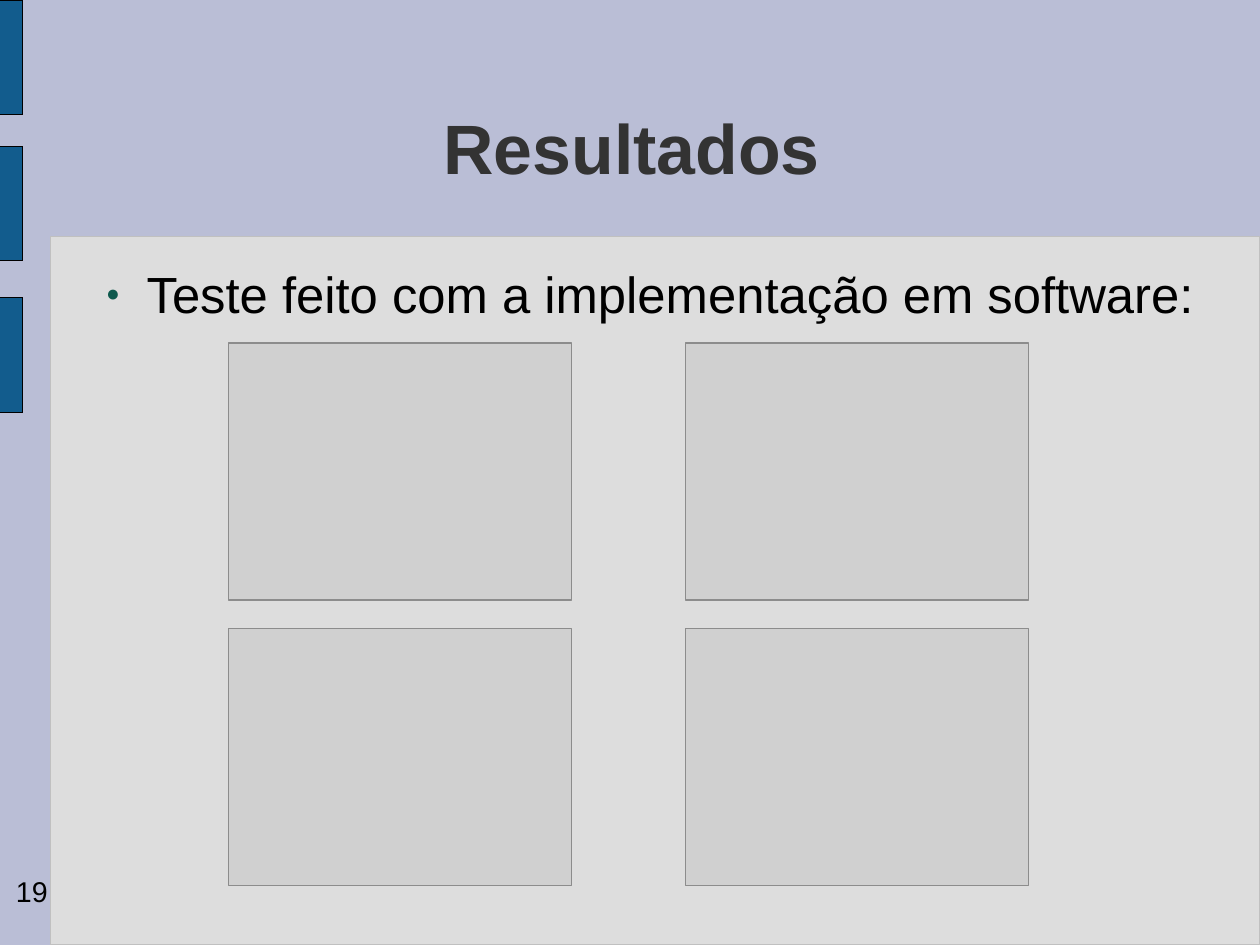
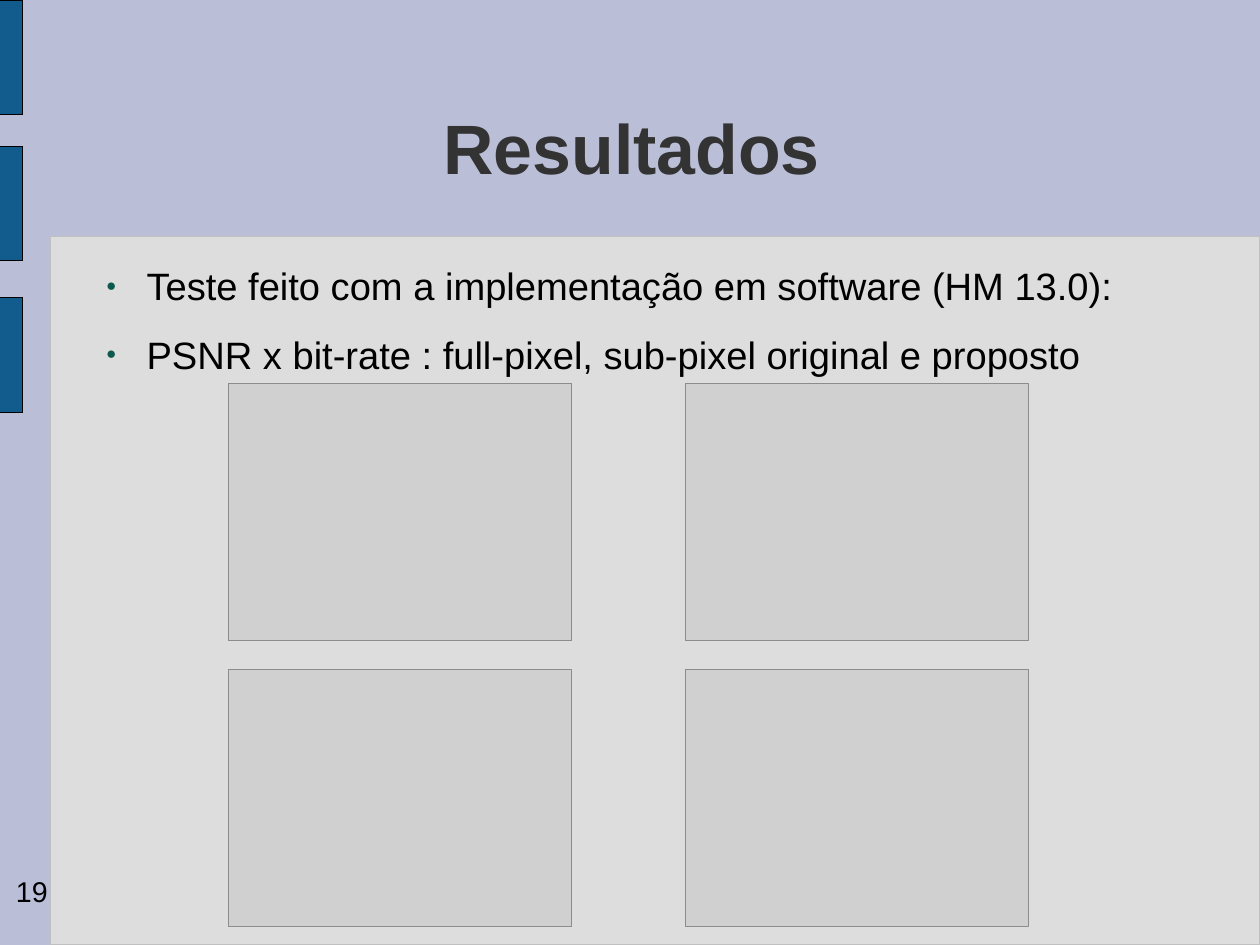
Before and after one commit to gabrieldiego/tg, a slide deck: slide 19 of artigo/apresentacao-tg2.odp. Drawn at 1260x945 pixels with LibreOffice and Linux fonts; fonts in the diff are those of the drawing; grey boxes stand for pictures; background and template pictures are left out. Boxes give left, top, right and bottom in pixels: in the first picture for what was removed or moved away, otherwise in the second. Text is boxed around its words. In the diff, an @@ line names an element or a change of style, - is before the commit and + after.

```diff
--- a/artigo/apresentacao-tg2.odp
+++ b/artigo/apresentacao-tg2.odp
@@ text at bbox=[147, 272, 1112, 377]: text changed; size 32 to 24 pt @@
-● Teste feito com a implementação em software:
+● Teste feito com a implementação em software (HM 13.0):
+● PSNR x bit-rate : full-pixel, sub-pixel original e proposto
@@ 4 pictures: place and size @@
-4 pictures at bbox=[229, 343, 1029, 886]
+4 pictures at bbox=[229, 383, 1029, 926]
```
Also in this commit, not shown: 13 other slides changed, 3 slides added, 1 other file.
